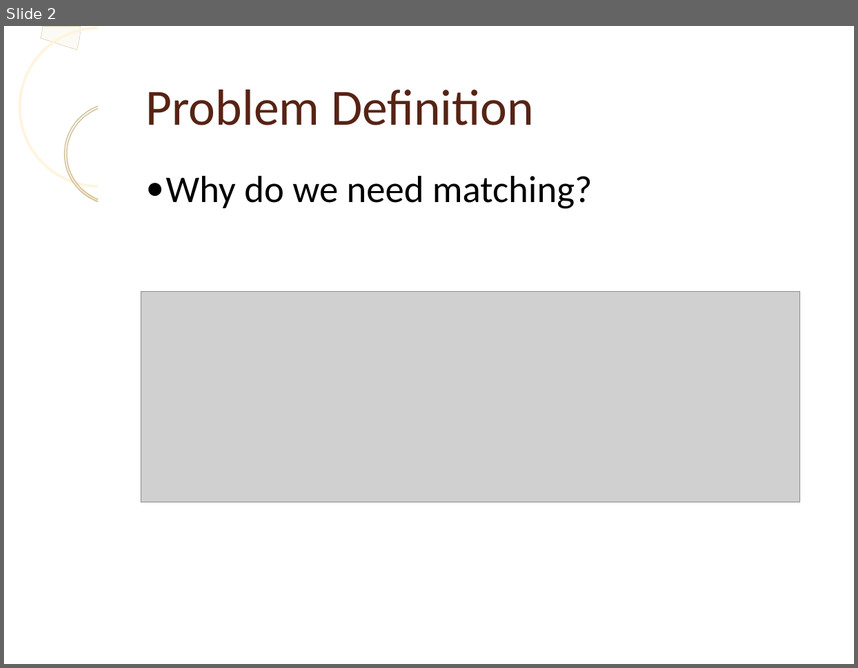
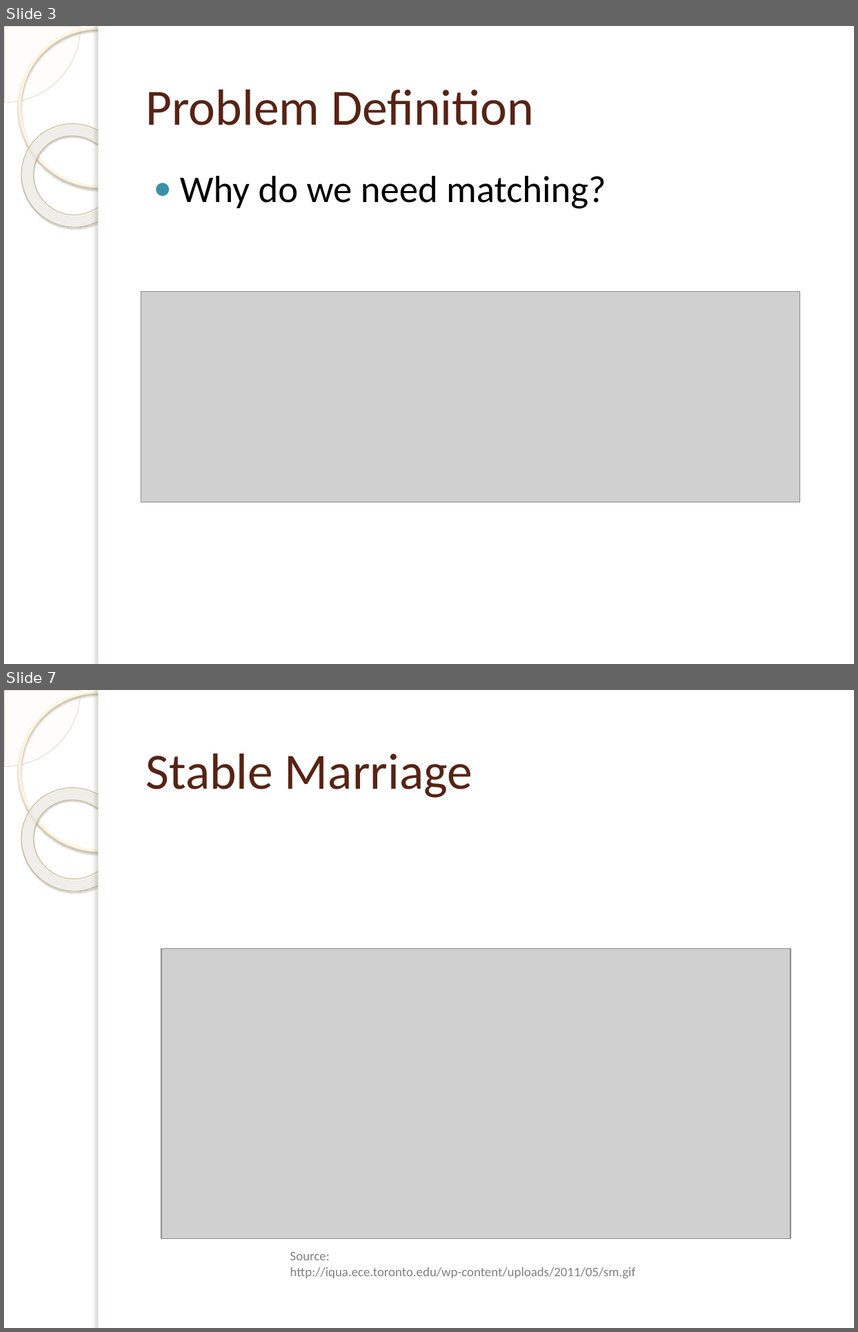
Before and after one commit to laurita/SimilaritySearch-project, a slide deck: presentation/presentation.pptx. Shown one above the other, each under a label of ours: slide 2 before the commit, slides 3 and 7 after it; the slides between them are not shown. The pictures are 858x668 and 858x1332 pixels, drawn with LibreOffice and Linux fonts; fonts in the diff are those of the drawing; grey boxes stand for pictures; background and template pictures are left out. Boxes give left, top, right and bottom in pixels: in the first picture for what was removed or moved away, otherwise in the second. Text is boxed around its words. In the diff, an @@ line names an element or a change of style, - is before the commit and + after.

```diff
--- a/presentation/presentation.pptx
+++ b/presentation/presentation.pptx
@@ slide 7 added at <box>4,690,854,1328</box>, background picture (left out); not listed: 5 template elements that a slide beside it also shows @@
@@ title added at <box>146,753,473,798</box>, 43 pt, text #572314 @@
+Stable Marriage
@@ picture added at <box>161,949,791,1239</box> @@
@@ text added at <box>290,1252,636,1278</box>, 11 pt, text #808080 @@
+Source: http://iqua.ece.toronto.edu/wp-content/uploads/2011/05/sm.gif
@@ what was slide 2 is now slide 3 @@
@@ slide 3 changed as well @@
@@ arch (boxed as its full ring) removed at <box>4,26,81,103</box> @@
@@ pie slice (boxed as its full ellipse) added at <box>4,26,81,103</box>, fill #FEFAF4 at 33% opacity, outline #D3C39F 0.25 pt @@
@@ ellipse at <box>19,27,177,186</box>: outline #FFF4DD 2.15 pt to #FFF5DE 2.15 pt; shadow on @@
@@ rectangle at <box>99,26,105,664</box>: shadow on @@
@@ donut at <box>4,103,146,248</box>: fill gradient #FEFAF6 to #EED18E to gradient #FFFCF6 to #FFFEFB to #F0D28E; outline #C6B792 0.57 pt to #C7B893 0.58 pt; shadow on; proportions changed; rotation 0 to 38 degrees @@
@@ text "Why do we need matching?" at <box>180,176,606,209</box>: indent changed; more space between paragraphs @@
```
Also in this commit, not shown: 8 other slides changed, 3 other slides added, 3 slides removed, 10 other files.
